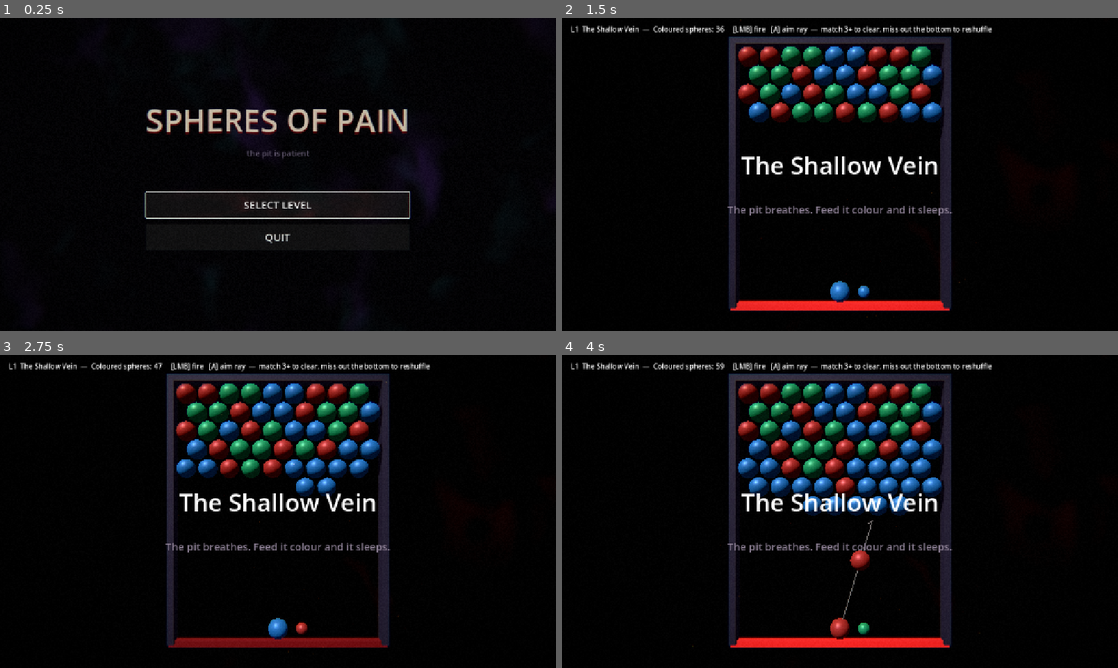
Above: before the commit, frames 1-4 (two rows, left to right).
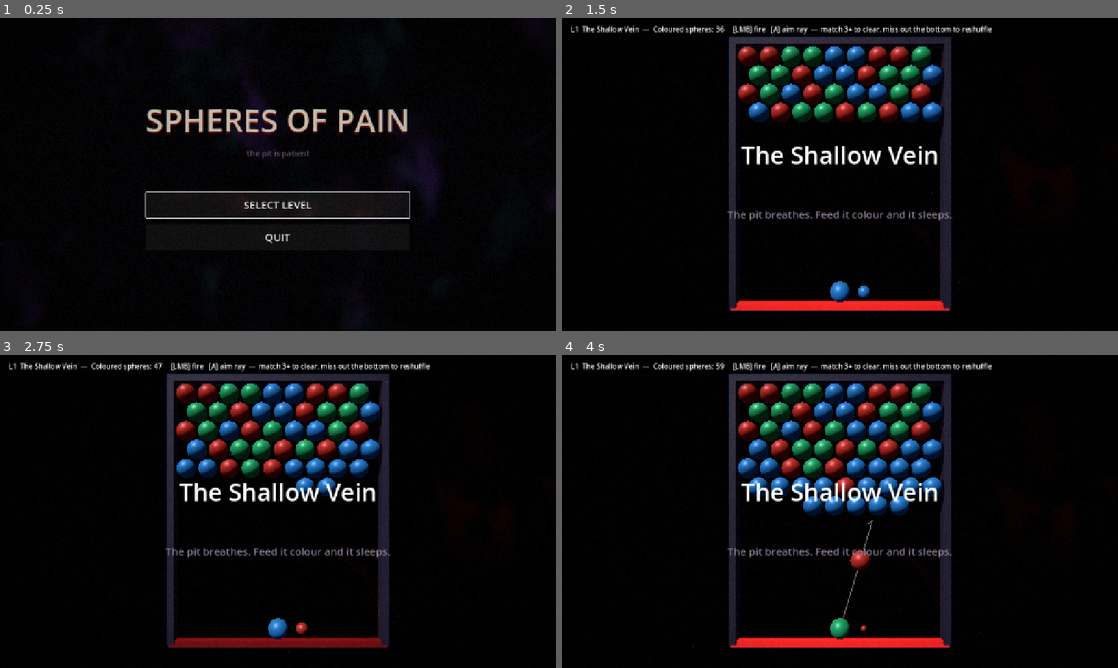
Above: after the commit, the same moments.

Repository: healplease/spheres-of-pain
Game: Godot game, scene res://scenes/main_menu.tscn
Same seed, same stepped clock (60 frames per second), same inputs: the game is played once before the commit and once after it.
Inputs (mouse positions are in pixels of both pictures, inside the frame that each line leads up to):
- Up to frame 1 (0.25 s): no input
- Up to frame 2 (1.5 s): click "SELECT LEVEL" at 0.5 s; click "1 The Shallow Vein" at 1.25 s
- Up to frame 3 (2.75 s): move the mouse to (400, 495) at 2.02 s; press the mouse at (400, 495) at 2.03 s
- Up to frame 4 (4 s): move the mouse to (728, 527) at 2.77 s; release the mouse at (728, 527) at 2.78 s; click (728, 527) at 2.85 s; move the mouse to (895, 442) at 3.52 s; hold A (toggle_aim) from 3.53 s (still down); click (895, 442) at 3.8 s

The runs differ from the first frame. In frame 1, less than 0.1% of the frame differs, in the area x 39-56%, y 29-37%; in frame 2, 2.3%; in frame 3, 2.3%; in frame 4, 2.6%, in the area x 29-71%, y 40-91%.

Commit message:
bugfixes and intervals

Diff:
--- a/scenes/level.tscn
+++ /dev/null
@@ -1,40 +0,0 @@
-[gd_scene format=3 uid="uid://bghpc7hhpe8nh"]
-
-[ext_resource type="Script" path="res://scripts/play/level_controller.gd" id="1_ctrl"]
-[ext_resource type="Script" path="res://scripts/play/board_view.gd" id="2_board"]
-[ext_resource type="Script" path="res://scripts/play/shooter.gd" id="3_shoot"]
-
-[node name="Level" type="Node2D" unique_id=1414054101]
-script = ExtResource("1_ctrl")
-
-[node name="Background" type="ColorRect" parent="." unique_id=746913432]
-z_index = -100
-offset_right = 1280.0
-offset_bottom = 720.0
-mouse_filter = 2
-color = Color(0.05, 0.04, 0.06, 1)
-
-[node name="Board" type="Node2D" parent="." unique_id=1802369348]
-position = Vector2(346, 80)
-script = ExtResource("2_board")
-
-[node name="Shooter" type="Node2D" parent="." unique_id=899381386]
-position = Vector2(640, 690)
-script = ExtResource("3_shoot")
-
-[node name="Ui" type="CanvasLayer" parent="." unique_id=1848654480]
-
-[node name="Status" type="Label" parent="Ui" unique_id=566852557]
-offset_left = 20.0
-offset_top = 14.0
-offset_right = 1260.0
-offset_bottom = 40.0
-text = "Coloured spheres: --"
-
-[node name="Banner" type="Label" parent="Ui" unique_id=508568718]
-visible = false
-offset_top = 300.0
-offset_right = 1280.0
-offset_bottom = 420.0
-theme_override_font_sizes/font_size = 56
-horizontal_alignment = 1
--- a/scenes/level_3d.tscn
+++ b/scenes/level_3d.tscn
@@ -116,20 +116,23 @@
 
 [node name="Banner" type="Label" parent="Ui" unique_id=1120620941]
 visible = false
-offset_top = 300.0
+offset_top = 230.0
 offset_right = 1280.0
-offset_bottom = 420.0
+offset_bottom = 400.0
+theme_override_constants/line_spacing = 10
 theme_override_font_sizes/font_size = 56
 horizontal_alignment = 1
+vertical_alignment = 1
 
 [node name="Lore" type="Label" parent="Ui"]
 visible = false
-offset_top = 424.0
+offset_top = 428.0
 offset_right = 1280.0
-offset_bottom = 470.0
+offset_bottom = 476.0
 theme_override_colors/font_color = Color(0.55, 0.5, 0.58, 1)
 theme_override_font_sizes/font_size = 24
 horizontal_alignment = 1
+vertical_alignment = 1
 
 [node name="EndPanel" type="VBoxContainer" parent="Ui"]
 visible = false
@@ -139,12 +142,12 @@
 anchor_right = 0.5
 anchor_bottom = 0.5
 offset_left = -170.0
-offset_top = 90.0
+offset_top = 116.0
 offset_right = 170.0
-offset_bottom = 290.0
+offset_bottom = 320.0
 grow_horizontal = 2
 grow_vertical = 2
-theme_override_constants/separation = 12
+theme_override_constants/separation = 16
 
 [node name="NextButton" type="Button" parent="Ui/EndPanel"]
 custom_minimum_size = Vector2(340, 52)
--- a/scripts/play3d/board_view_3d.gd
+++ b/scripts/play3d/board_view_3d.gd
@@ -66,12 +66,18 @@
 ## When `pop_origin` is given (the cell the shot landed on), removed spheres pop in
 ## a ripple: each waits POP_STAGGER per unit of hex distance from that origin, so
 ## the cluster clears outward from the impact. Without it, all pops fire at once.
-func sync(instant_cells: Array = [], pop_origin = null) -> void:
+## Returns the time (seconds) until the last started animation finishes, so the
+## controller can hold the end-of-level banner until the field has visually settled.
+func sync(instant_cells: Array = [], pop_origin = null) -> float:
+	var settle := 0.0
 	# Added + recoloured.
 	for cell in model.cells:
 		var c: int = model.cells[cell]
 		if not _spheres.has(cell):
-			_spawn(cell, c, cell in instant_cells)
+			var instant: bool = cell in instant_cells
+			_spawn(cell, c, instant)
+			if not instant:
+				settle = maxf(settle, SPAWN_TIME)
 		elif int(_spheres[cell].get_meta("color")) != c:
 			var mi: MeshInstance3D = _spheres[cell]
 			mi.material_override = _mat_for(c)
@@ -86,6 +92,8 @@
 		if pop_origin != null:
 			delay = Hex.distance(pop_origin, cell) * POP_STAGGER
 		_pop(cell, delay)
+		settle = maxf(settle, delay + POP_TIME)
+	return settle
 
 
 func _mat_for(color: int) -> Material:
--- a/scripts/play3d/level_controller_3d.gd
+++ b/scripts/play3d/level_controller_3d.gd
@@ -448,6 +448,9 @@
 	proj.landed.connect(_on_landed)
 	proj.missed.connect(_on_missed)
 	add_child(proj)
+	# Reload immediately: the muzzle empties, the queued sphere slides in, a fresh
+	# next grows beside it — the gun shows its true colour while the shot flies.
+	shooter.reload(_rand_color())
 
 
 func _on_landed(cell: Vector2i, color: int) -> void:
@@ -459,11 +462,18 @@
 		model.grow()
 	# On a pop, ripple the clear outward from the impact cell; on a dud the grown
 	# spheres just animate in (no removals, so pop_origin is irrelevant).
-	board.sync([cell], cell)   # the landed sphere appears full-size; grown spheres animate in
-	_advance_load()
+	var settle := board.sync([cell], cell)   # the landed sphere appears full-size
+	_validate_load()
+	_update_status()
+	# Hold the verdict until the board has visually settled — the win banner must
+	# not appear while the last cluster is still popping.
+	if model.is_won() or model.is_lost():
+		await get_tree().create_timer(settle + 0.25).timeout
+		if not is_inside_tree() or game_over:
+			return
+		_check_end()
+		return
 	shooter.enabled = true
-	_check_end()
-	_update_status()
 
 
 func _on_missed() -> void:
@@ -471,20 +481,27 @@
 		print("[MISS] reshuffle; coloured=", model.count_colored())
 	model.randomize_colors()
 	board.sync()   # reshuffle only recolours; spheres stay, materials swap in place
-	_advance_load()
+	_validate_load()
 	shooter.enabled = true
 	_update_status()
 
 
-func _advance_load() -> void:
-	shooter.current_color = shooter.next_color
-	shooter.next_color = _rand_color()
-	# The promoted colour (the old `next`) may have just been wiped off the board by
-	# the shot that resolved — if so, re-roll it from what's still present.
+## The slots were already advanced at fire time, but the shot that just resolved
+## may have wiped a slot's colour off the board (pop/sweep) or recoloured
+## everything (reshuffle) — re-roll any slot whose colour is no longer present.
+func _validate_load() -> void:
 	var present := model.present_colors()
-	if not present.is_empty() and shooter.current_color not in present:
+	if present.is_empty():
+		return
+	var changed := false
+	if shooter.current_color not in present:
 		shooter.current_color = present[randi() % present.size()]
-	shooter.refresh_colors()
+		changed = true
+	if shooter.next_color not in present:
+		shooter.next_color = present[randi() % present.size()]
+		changed = true
+	if changed:
+		shooter.refresh_colors()
 
 
 # --- end state ----------------------------------------------------------------
--- a/scripts/play3d/shooter_3d.gd
+++ b/scripts/play3d/shooter_3d.gd
@@ -8,6 +8,10 @@
 
 signal fired
 
+const NEXT_SCALE := 0.6    # the queued sphere is shown smaller, off to the side
+const RELOAD_TIME := 0.16  # next sphere sliding into the muzzle slot
+const APPEAR_TIME := 0.14  # fresh next sphere growing into the side slot
+
 var enabled := true
 var current_color := 0
 var next_color := 1
@@ -16,6 +20,8 @@
 var _mats: Array          # Array[StandardMaterial3D]
 var _loaded: MeshInstance3D
 var _next: MeshInstance3D
+var _next_home := Vector3.ZERO
+var _reload_tween: Tween
 
 
 func setup(p_mesh: Mesh, p_mats: Array, radius: float) -> void:
@@ -26,17 +32,61 @@
 	add_child(_loaded)
 	_next = MeshInstance3D.new()
 	_next.mesh = _mesh
-	_next.scale = Vector3.ONE * 0.6
-	_next.position = Vector3(radius * 2.4, 0.0, 0.0)
+	_next_home = Vector3(radius * 2.4, 0.0, 0.0)
 	add_child(_next)
 	refresh_colors()
 
 
+## The loaded round just left as the projectile: empty the muzzle slot at once,
+## slide the queued sphere into it (growing to full size), then grow a fresh
+## next sphere into the side slot. Promotes next -> current immediately, so the
+## gun shows its true colour during the shot's flight.
+func reload(new_next: int) -> void:
+	current_color = next_color
+	next_color = new_next
+	_kill_reload()
+	_loaded.visible = false
+	_reload_tween = create_tween()
+	_reload_tween.set_parallel(true)
+	_reload_tween.tween_property(_next, "position", Vector3.ZERO, RELOAD_TIME) \
+		.set_trans(Tween.TRANS_QUAD).set_ease(Tween.EASE_OUT)
+	_reload_tween.tween_property(_next, "scale", Vector3.ONE, RELOAD_TIME) \
+		.set_trans(Tween.TRANS_QUAD).set_ease(Tween.EASE_OUT)
+	_reload_tween.chain().tween_callback(_settle_reload)
+
+
+## The promoted sphere reaches the muzzle: hand its place to the loaded mesh and
+## refill the side slot from nothing.
+func _settle_reload() -> void:
+	_apply_slots()
+	_next.scale = Vector3.ZERO
+	_reload_tween = create_tween()
+	_reload_tween.tween_property(_next, "scale", Vector3.ONE * NEXT_SCALE, APPEAR_TIME) \
+		.set_trans(Tween.TRANS_BACK).set_ease(Tween.EASE_OUT)
+
+
+## Snap both slots to the current colours/transforms. Also cancels a reload
+## animation mid-flight — used when the controller re-rolls a slot whose colour
+## the resolving shot just wiped off the board.
 func refresh_colors() -> void:
-	if _loaded:
-		_loaded.material_override = _mats[current_color % _mats.size()]
-	if _next:
-		_next.material_override = _mats[next_color % _mats.size()]
+	_kill_reload()
+	_apply_slots()
+
+
+func _apply_slots() -> void:
+	if _loaded == null:
+		return
+	_loaded.material_override = _mats[current_color % _mats.size()]
+	_loaded.visible = true
+	_next.material_override = _mats[next_color % _mats.size()]
+	_next.position = _next_home
+	_next.scale = Vector3.ONE * NEXT_SCALE
+
+
+func _kill_reload() -> void:
+	if _reload_tween != null and _reload_tween.is_valid():
+		_reload_tween.kill()
+	_reload_tween = null
 
 
 func _unhandled_input(event: InputEvent) -> void:
--- a/shaders/dread_overlay.gdshader
+++ b/shaders/dread_overlay.gdshader
@@ -12,7 +12,7 @@
 // Rare glitch bursts (band tearing + extra RGB split + flicker). Off by
 // default so gameplay stays clean; the menus opt in with strength 1.
 uniform float glitch_strength : hint_range(0.0, 1.0) = 0.0;
-uniform float glitch_period = 9.0;   // seconds per burst window
+uniform float glitch_period = 60.0;   // seconds per burst window
 uniform float glitch_len = 0.22;     // burst duration inside the window
 
 float hash(vec2 p) {
--- a/shaders/title_shiver.gdshader
+++ b/shaders/title_shiver.gdshader
@@ -3,9 +3,9 @@
 // shudder for a fraction of a second. Vertex-only — glyph rendering untouched.
 shader_type canvas_item;
 
-uniform float interval = 5.0;       // seconds per shiver window (one shiver each)
-uniform float shiver_len = 0.3;     // how long a shiver lasts
-uniform float amplitude = 2.5;      // pixels
+uniform float interval = 15.0;       // seconds per shiver window (one shiver each)
+uniform float shiver_len = 1.5;     // how long a shiver lasts
+uniform float amplitude = 2.0;      // pixels
 uniform float speed = 70.0;         // tremor frequency
 
 float hash(float n) {
